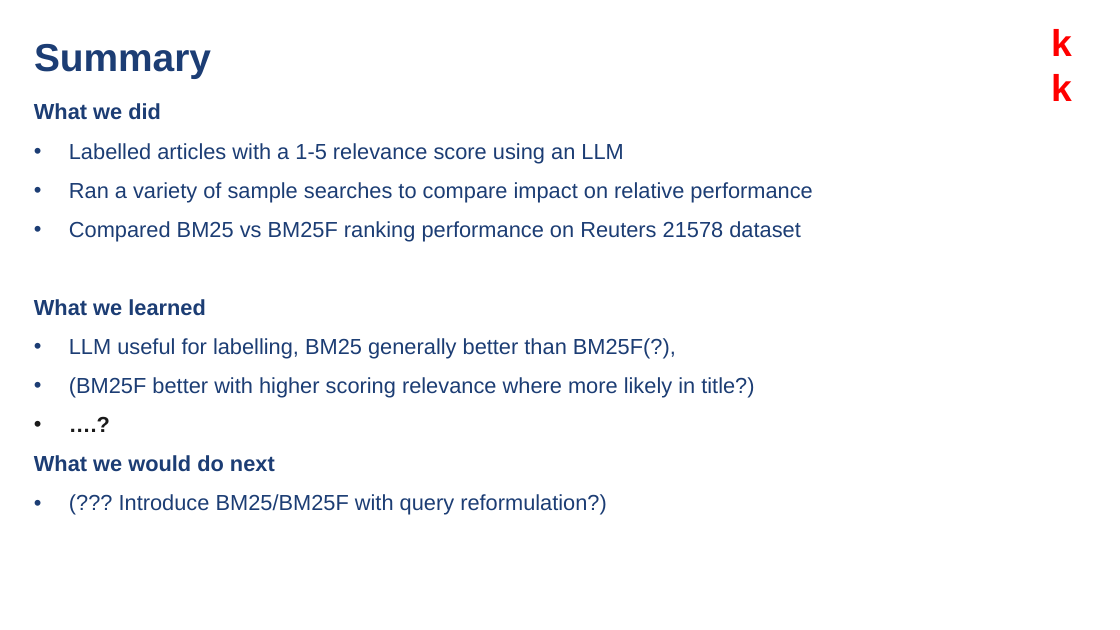
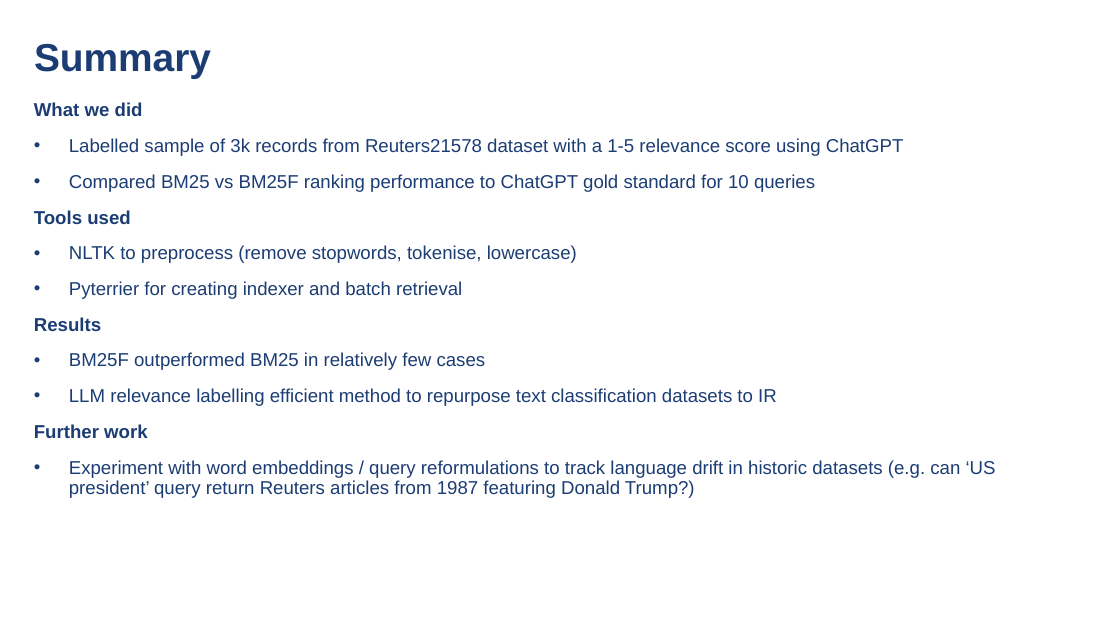
Before and after one commit to Bob-623/Search-Engine, a slide deck: slide 2 of IR GROUP 27.pptx. Drawn at 1120x630 pixels with LibreOffice and Linux fonts; fonts in the diff are those of the drawing; background and template pictures are left out. Boxes give left, top, right and bottom in pixels: in the first picture for what was removed or moved away, otherwise in the second. Text is boxed around its words. In the diff, an @@ line names an element or a change of style, - is before the commit and + after.

```diff
--- a/IR GROUP 27.pptx
+++ b/IR GROUP 27.pptx
@@ text removed at (1040, 13, 1099, 69) @@
-kk
@@ text at (34, 102, 143, 116): size 14 to 12 pt in "What we did" @@
@@ text at (34, 138, 996, 498): text changed; size 14 to 12 pt @@
-• Labelled articles with a 1-5 relevance score using an LLM
-• Ran a variety of sample searches to compare impact on relative performance
-• Compared BM25 vs BM25F ranking performance on Reuters 21578 dataset
-What we learned
-• LLM useful for labelling, BM25 generally better than BM25F(?),
-• (BM25F better with higher scoring relevance where more likely in title?)
-• ….?
-What we would do next
-• (??? Introduce BM25/BM25F with query reformulation?)
+• Labelled sample of 3k records from Reuters21578 dataset with a 1-5 relevance score using ChatGPT
+• Compared BM25 vs BM25F ranking performance to ChatGPT gold standard for 10 queries
+Tools used
+• NLTK to preprocess (remove stopwords, tokenise, lowercase)
+• Pyterrier for creating indexer and batch retrieval
+Results
+• BM25F outperformed BM25 in relatively few cases
+• LLM relevance labelling efficient method to repurpose text classification datasets to IR
+Further work
+• Experiment with word embeddings / query reformulations to track language drift in historic datasets (e.g. can ‘US president’ query return Reuters articles from 1987 featuring Donald Trump?)
```
Also in this commit, not shown: 3 other slides changed, 5 slides added, 5 slides removed, 1 other file.
